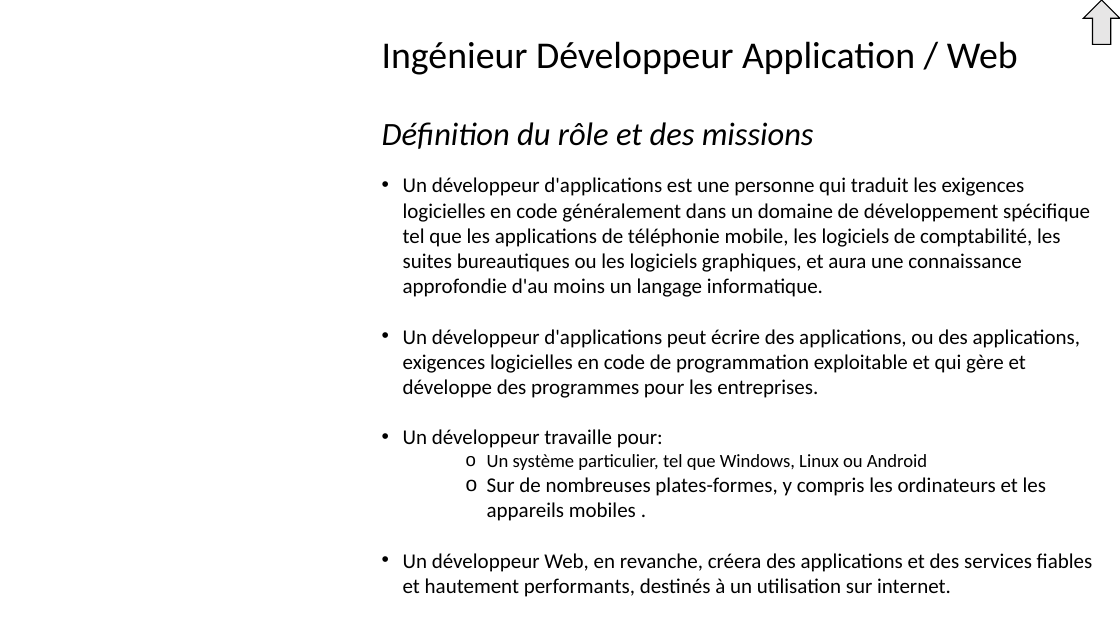
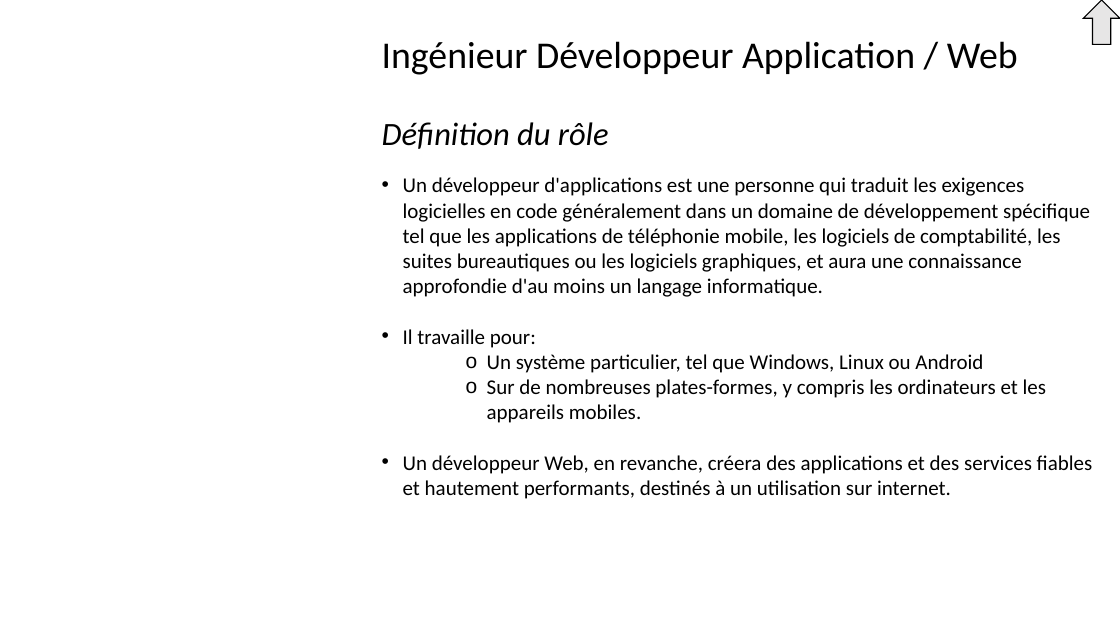
Before and after one commit to Solifred38/cv, a slide deck: slide 7 of Profils_jobs_it.pptx. Drawn at 1120x630 pixels with LibreOffice and Linux fonts; fonts in the diff are those of the drawing; background and template pictures are left out. Boxes give left, top, right and bottom in pixels: in the first picture for what was removed or moved away, otherwise in the second. Text is boxed around its words. In the diff, an @@ line names an element or a change of style, - is before the commit and + after.

```diff
--- a/Profils_jobs_it.pptx
+++ b/Profils_jobs_it.pptx
@@ title at (382,41,1018,149): text changed @@
-Ingénieur Développeur Application / Web
-Définition du rôle et des missions
+Ingénieur Développeur Application / Web
+Définition du rôle
@@ text at (403,329,536,348): text changed @@
-• Un développeur d'applications peut écrire des applications, ou des applications, exigences logicielles en code de programmation exploitable et qui gère et développe des programmes pour les entreprises.
-• Un développeur travaille pour:
+• Il travaille pour:
@@ text at (487,354,983,373): size 16 to 18 pt in "Un système particulier, tel que Windows, Linux ..." @@
@@ text at (487,379,1046,423): spaces changed @@
-    o Sur de nombreuses plates-formes, y compris les ordinateurs et les appareils mobiles .
+    o Sur de nombreuses plates-formes, y compris les ordinateurs et les appareils mobiles.
```
Also in this commit, not shown: 29 other slides changed, 2 slides added.
